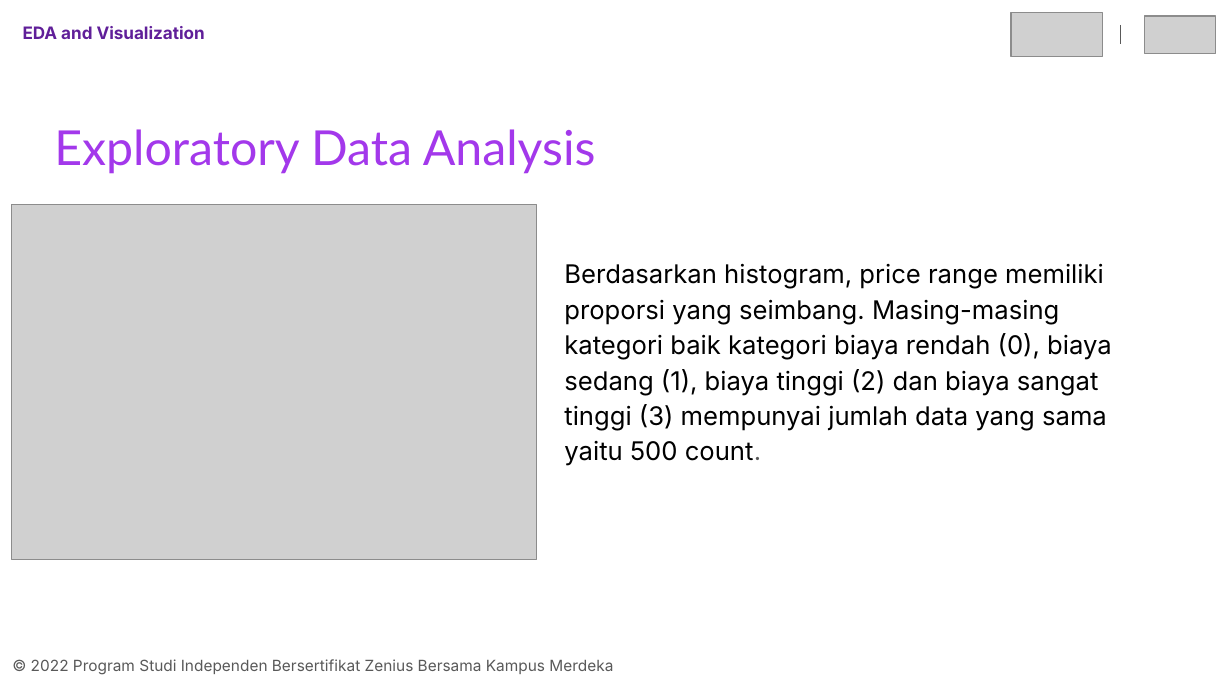
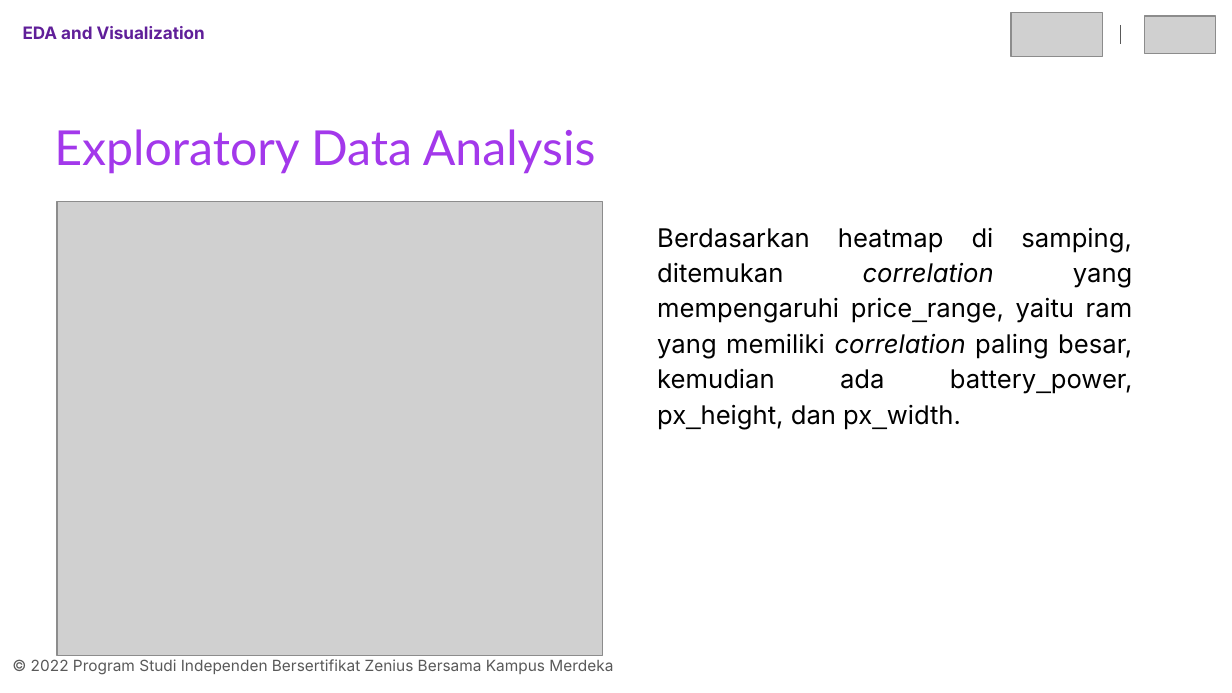
Before and after one commit to refkijorgiprdna/final-project-kelompok-04-erwin, a slide deck: slide 9 of Presentasi-Kelompok-04-Erwin.pptx. Drawn at 1232x693 pixels with LibreOffice and Linux fonts; fonts in the diff are those of the drawing; grey boxes stand for pictures. Boxes give left, top, right and bottom in pixels: in the first picture for what was removed or moved away, otherwise in the second. Text is boxed around its words. In the diff, an @@ line names an element or a change of style, - is before the commit and + after.

```diff
--- a/Presentasi-Kelompok-04-Erwin.pptx
+++ b/Presentasi-Kelompok-04-Erwin.pptx
@@ picture: place and size @@
-picture at [11, 205, 536, 559]
+picture at [57, 201, 602, 655]
@@ text at [657, 227, 1133, 429]: text changed @@
-Berdasarkan histogram, price range memiliki proporsi yang seimbang. Masing-masing kategori baik kategori biaya rendah (0), biaya sedang (1), biaya tinggi (2) dan biaya sangat tinggi (3) mempunyai jumlah data yang sama yaitu 500 count.
+Berdasarkan heatmap di samping, ditemukan correlation yang mempengaruhi price_range, yaitu ram yang memiliki correlation paling besar, kemudian ada battery_power, px_height, dan px_width.
```
Also in this commit, not shown: 9 other slides changed, 3 slides added, 1 slide removed.
